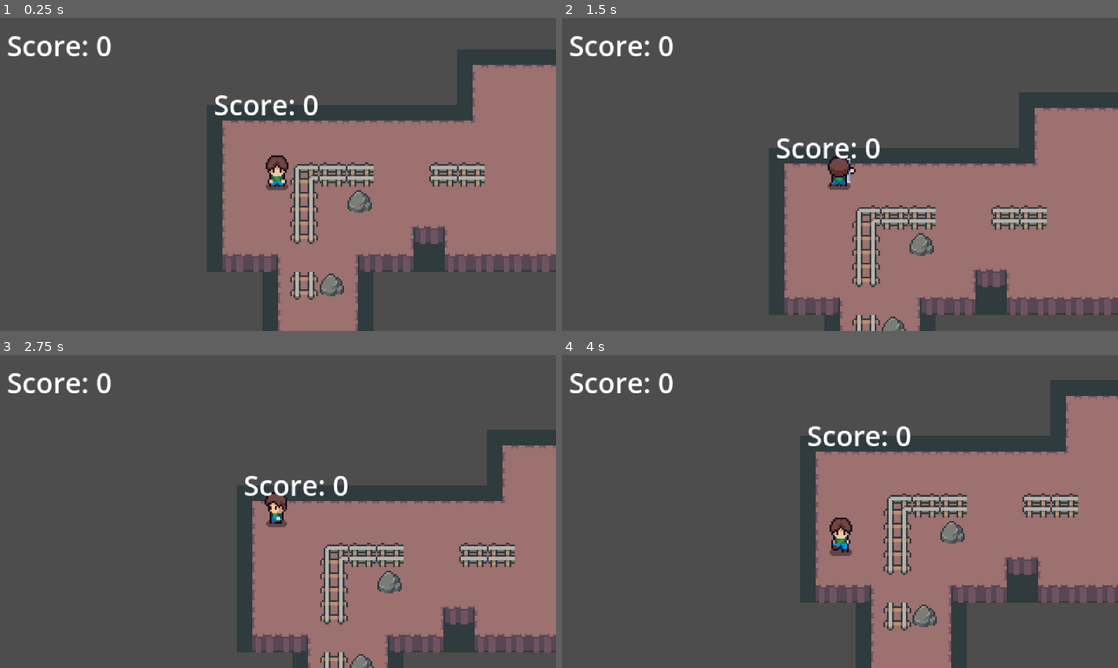
Above: before the commit, frames 1-4 (two rows, left to right).
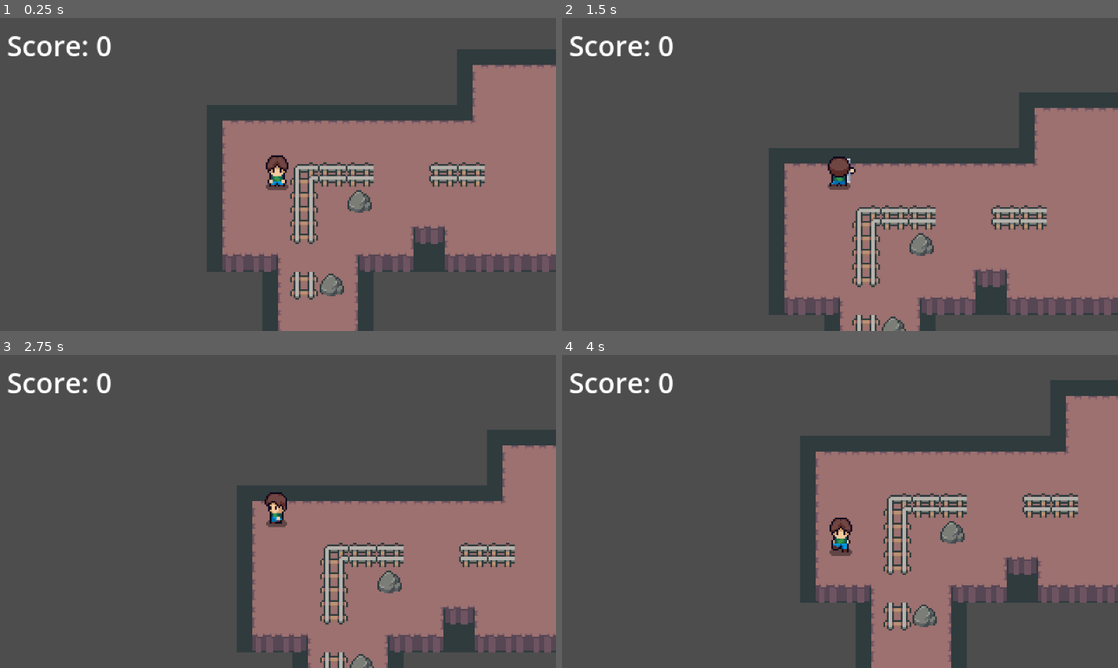
Above: after the commit, the same moments.

Repository: yi2003/mining
Game: Godot game, scene res://scenes/level.tscn
Same seed, same stepped clock (60 frames per second), same inputs: the game is played once before the commit and once after it.
Inputs:
- Up to frame 1 (0.25 s): no input
- Up to frame 2 (1.5 s): hold Space (attack) 0.53-1.28 s; hold Up (ui_up) from 0.53 s (still down); tap Space (attack) at 1.35 s
- Up to frame 3 (2.75 s): release Up (ui_up) at 2.03 s; hold Left (ui_left) from 2.03 s (still down); hold Space (attack) from 2.03 s (still down)
- Up to frame 4 (4 s): release Space (attack) at 2.78 s; tap Space (attack) at 2.85 s; release Left (ui_left) at 3.53 s; hold Down (ui_down) from 3.53 s (still down); hold Space (attack) from 3.53 s (still down)

The runs differ from the first frame. In frame 1, 0.5% of the frame differs, in the area x 38-58%, y 24-32%; in frame 2, 0.5%, in the area x 38-58%, y 38-45%; in frame 3, 0.5%; in frame 4, 0.5%.

Commit message:
fix: remove duplicate ScoreLabel from level scene
Co-Authored-By: Claude Opus 4.6 <noreply@anthropic.com>

Diff:
--- a/scenes/level.tscn
+++ b/scenes/level.tscn
@@ -23,10 +23,3 @@
 
 [node name="Player" parent="YSort" unique_id=1413802782 instance=ExtResource("1_dyaho")]
 position = Vector2(41, 56)
-
-[node name="ScoreLabel" type="Label" parent="." unique_id=123456789]
-offset_left = 4.0
-offset_top = 4.0
-offset_right = 80.0
-offset_bottom = 20.0
-text = "Score: 0"
